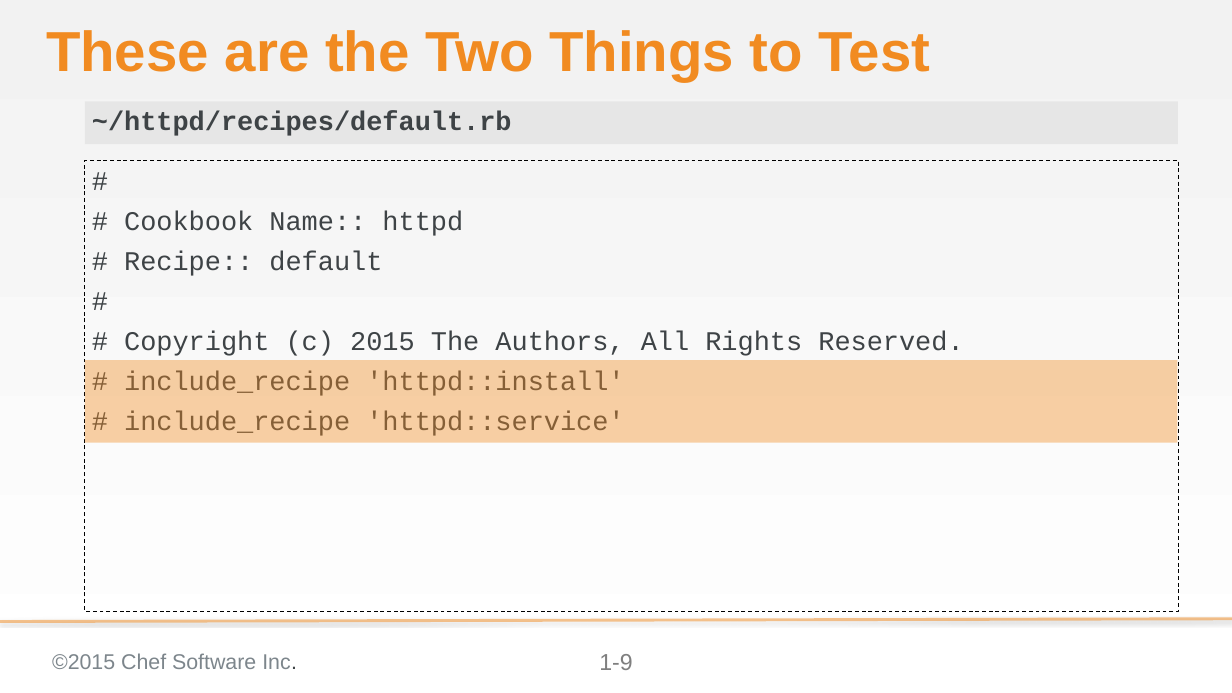
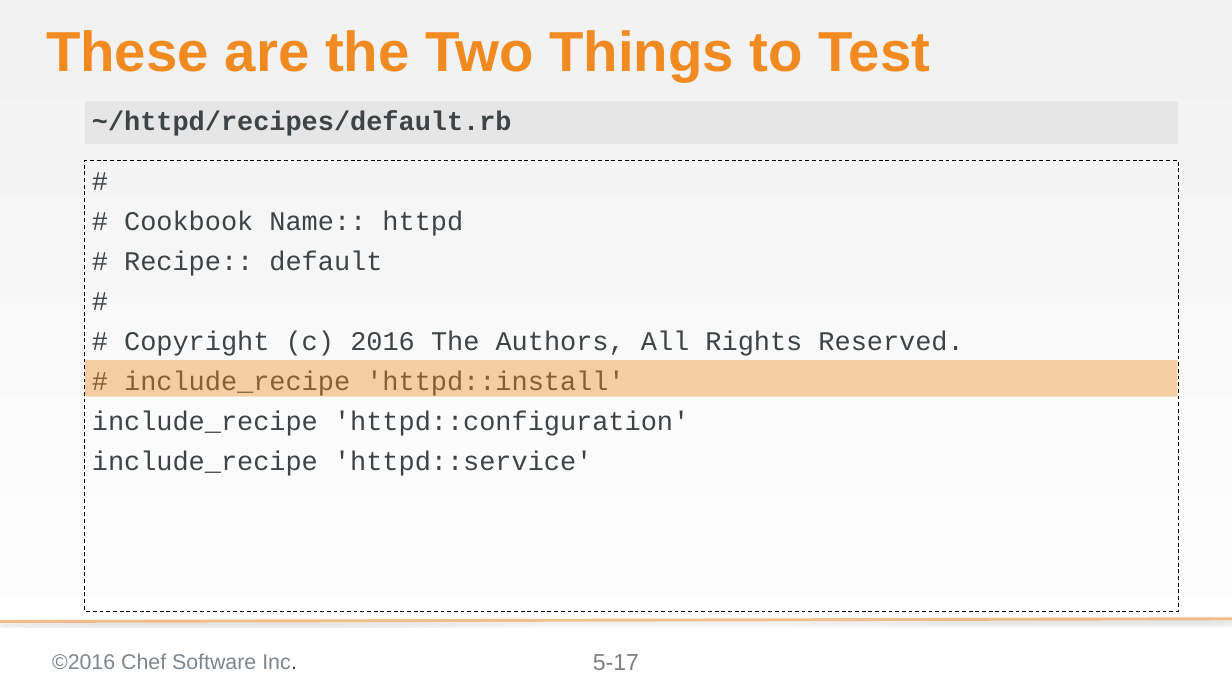
Before and after one commit to chef-training/test_driven_cookbook_development, a slide deck: slide 17 of 05-faster_feedback_with_unit_testing.pptx (slide 9 before the commit). Drawn at 1232x693 pixels with LibreOffice and Linux fonts; fonts in the diff are those of the drawing; background and template pictures are left out. Boxes give left, top, right and bottom in pixels: in the first picture for what was removed or moved away, otherwise in the second. Text is boxed around its words. In the diff, an @@ line names an element or a change of style, - is before the commit and + after.

```diff
--- a/05-faster_feedback_with_unit_testing.pptx
+++ b/05-faster_feedback_with_unit_testing.pptx
@@ text at (124,331,963,356): text changed @@
-# Copyright (c) 2015 The Authors, All Rights Reserved.
+# Copyright (c) 2016 The Authors, All Rights Reserved.
@@ rectangle: place and size @@
-rectangle at (85,360,1177,443)
+rectangle at (85,360,1177,397)
@@ text at (92,412,689,476): text changed @@
-# include_recipe 'httpd::service'
+include_recipe 'httpd::configuration'
+include_recipe 'httpd::service'
@@ text at (52,653,297,669): text changed @@
-©2015 Chef Software Inc.
+©2016 Chef Software Inc.
@@ page number at (593,654,639,670): text changed @@
-1-9
+5-17
```
Also in this commit, not shown: 25 other slides changed, 13 slides added, 1 slide removed.
